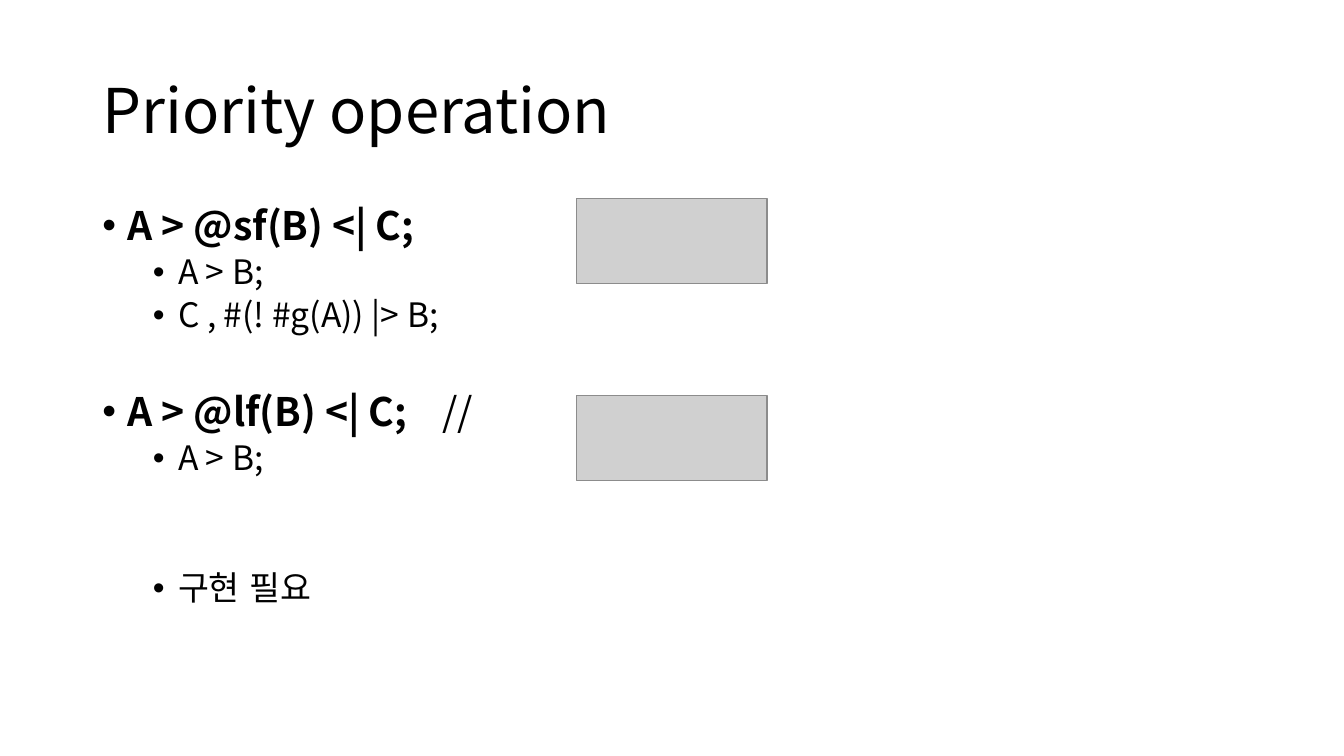
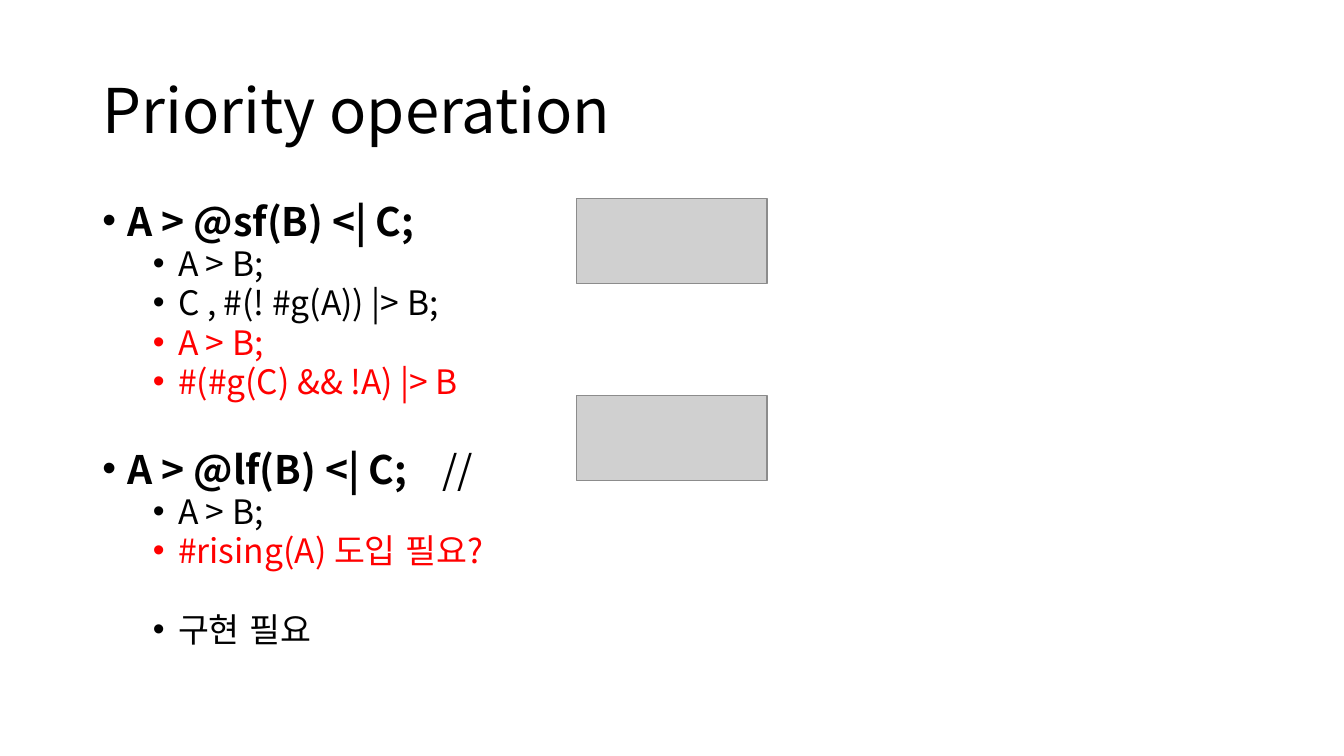
Before and after one commit to DualsoftDev/ds, a slide deck: slide 1 of Doc/PowerPoint/macro.pptx. Drawn at 1344x756 pixels with LibreOffice and Linux fonts; fonts in the diff are those of the drawing; grey boxes stand for pictures. Boxes give left, top, right and bottom in pixels: in the first picture for what was removed or moved away, otherwise in the second. Text is boxed around its words. In the diff, an @@ line names an element or a change of style, - is before the commit and + after.

```diff
--- a/Doc/PowerPoint/macro.pptx
+++ b/Doc/PowerPoint/macro.pptx
@@ text at (128, 203, 438, 645): line spacing 0.9 to 0.8 @@
@@ text at (178, 320, 458, 403): paragraphs added @@
+  • A > B;
+  • #(#g(C) && !A) |> B
@@ text at (178, 529, 483, 572): paragraph added @@
+  • #rising(A) 도입 필요?
```
Also in this commit, not shown: 3 other slides changed.
